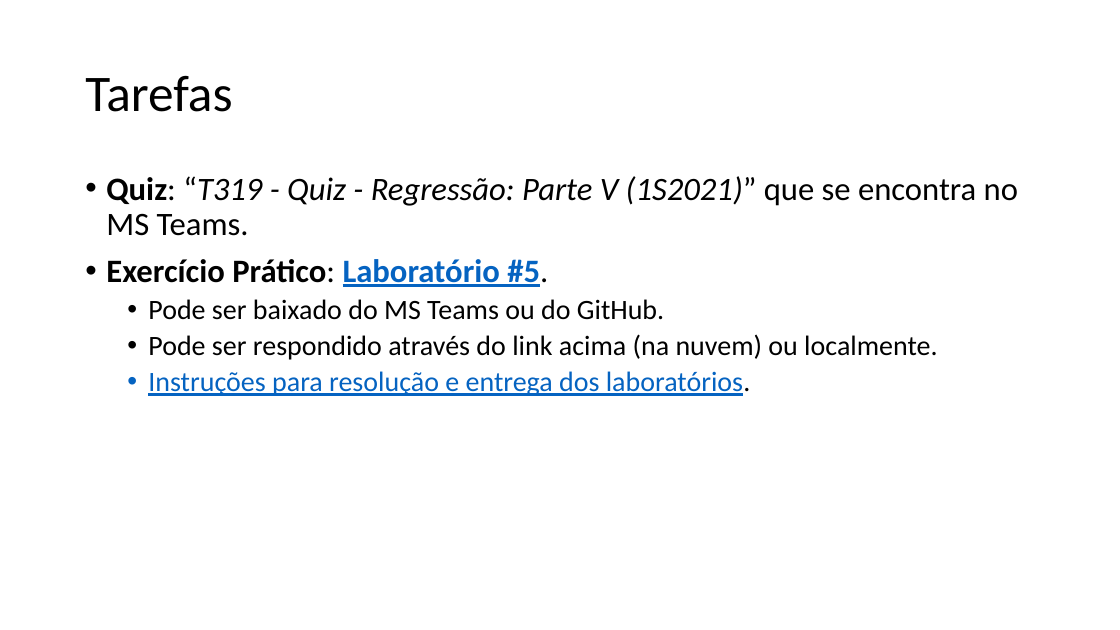
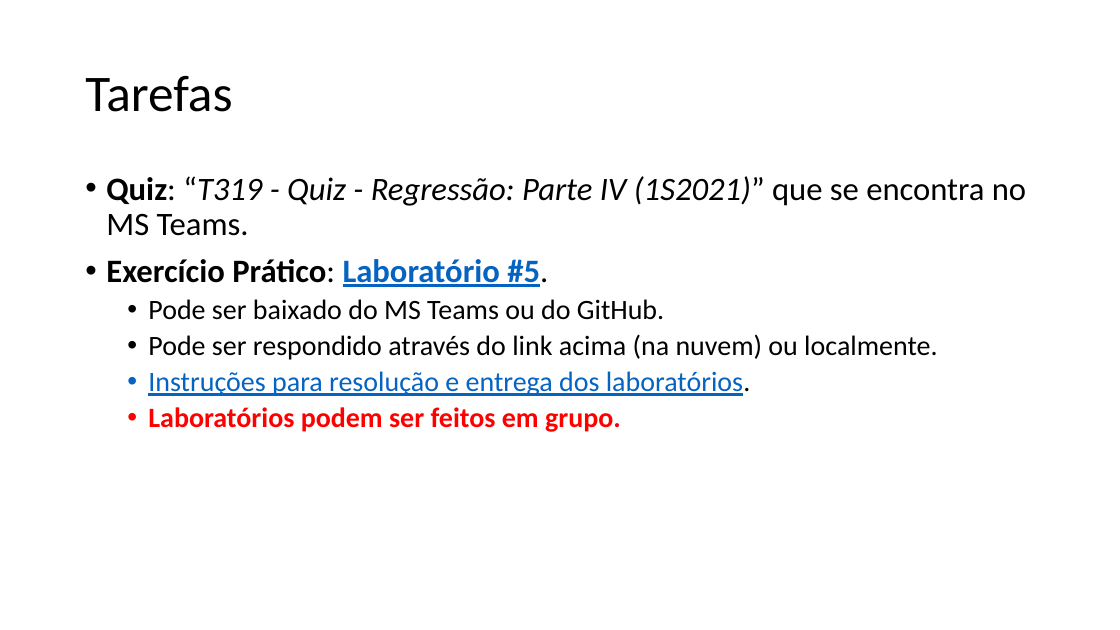
Before and after one commit to zz4fap/t319_aprendizado_de_maquina, a slide deck: slide 12 of slides/T319_Regressão_Linear (Parte IV).pptx (slide 13 before the commit). Drawn at 1120x630 pixels with LibreOffice and Linux fonts; fonts in the diff are those of the drawing. Boxes give left, top, right and bottom in pixels: in the first picture for what was removed or moved away, otherwise in the second. Text is boxed around its words. In the diff, an @@ line names an element or a change of style, - is before the commit and + after.

```diff
--- a/slides/T319_Regressão_Linear (Parte IV).pptx
+++ b/slides/T319_Regressão_Linear (Parte IV).pptx
@@ text at bbox=[106, 176, 1026, 236]: text changed @@
-• Quiz: “T319 - Quiz - Regressão: Parte V (1S2021)” que se encontra no MS Teams.
+• Quiz: “T319 - Quiz - Regressão: Parte IV (1S2021)” que se encontra no MS Teams.
@@ text at bbox=[148, 407, 621, 432]: paragraph added @@
+  • Laboratórios podem ser feitos em grupo.
```
Also in this commit, not shown: 5 other slides changed, 1 slide removed, 1 other file.
